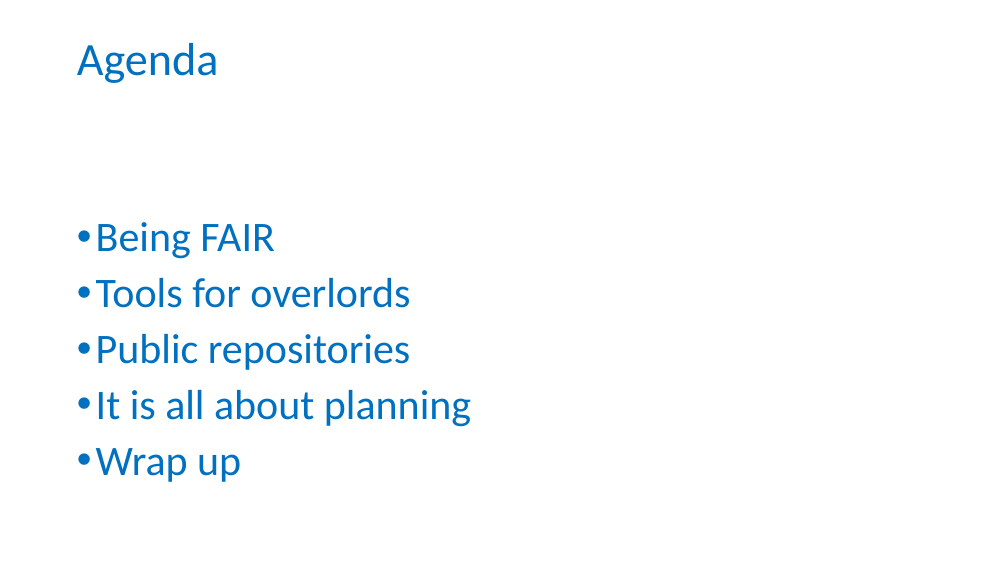
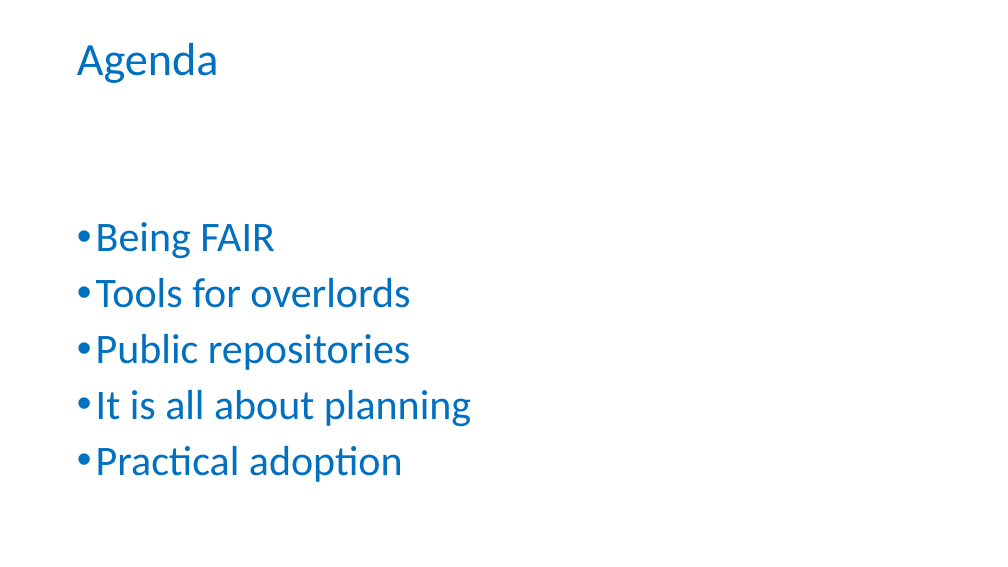
Before and after one commit to tobyhodges/probable-enigma, a slide deck: slide 28 of instructors/01-Why_are_we_here.pptx. Drawn at 1008x567 pixels with LibreOffice and Linux fonts; fonts in the diff are those of the drawing; background and template pictures are left out. Boxes give left, top, right and bottom in pixels: in the first picture for what was removed or moved away, otherwise in the second. Text is boxed around its words. In the diff, an @@ line names an element or a change of style, - is before the commit and + after.

Commit message:
renamed last episode to Practical adoptin

```diff
--- a/instructors/01-Why_are_we_here.pptx
+++ b/instructors/01-Why_are_we_here.pptx
@@ text at box(96, 446, 403, 482): text changed @@
-• Wrap up
+• Practical adoption
```
Also in this commit, not shown: 3 other files.
